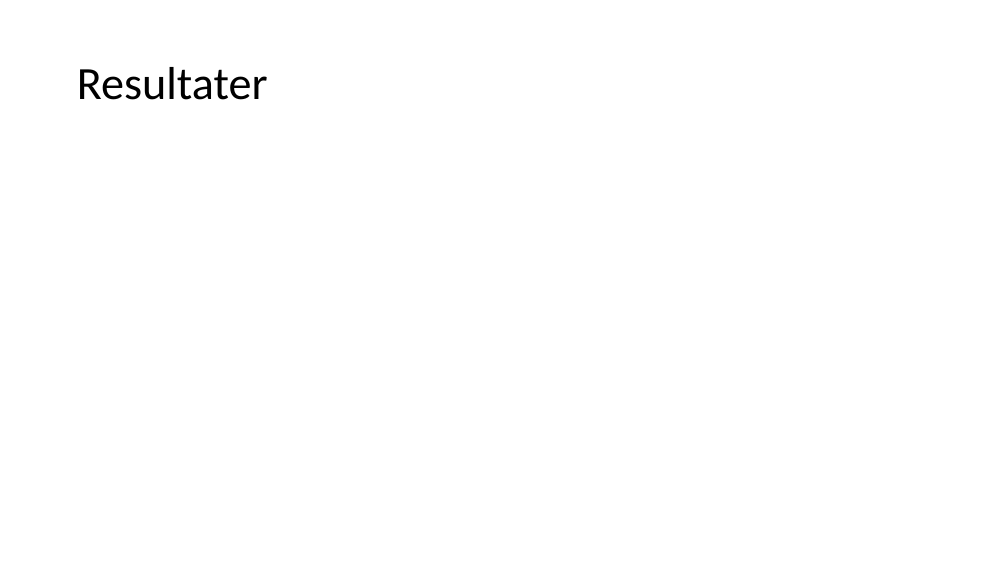
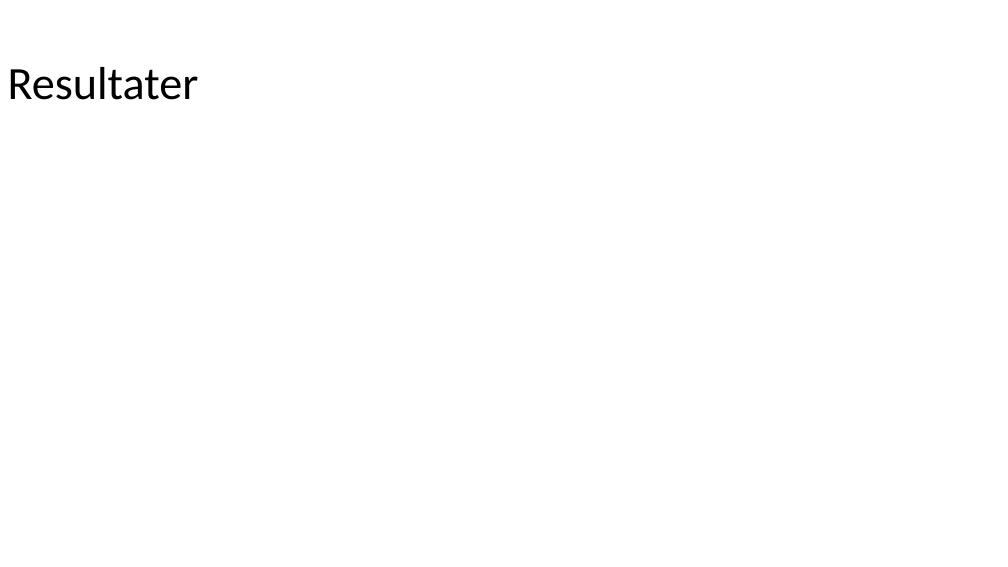
Before and after one commit to BenjaminElifLarsen/Machine_Learning_School, a slide deck: slide 10 of Case/Presentation/Presentation.pptx. Drawn at 1008x567 pixels with LibreOffice and Linux fonts; fonts in the diff are those of the drawing. Boxes give left, top, right and bottom in pixels: in the first picture for what was removed or moved away, otherwise in the second. Text is boxed around its words. In the diff, an @@ line names an element or a change of style, - is before the commit and + after.

```diff
--- a/Case/Presentation/Presentation.pptx
+++ b/Case/Presentation/Presentation.pptx
@@ title "Resultater": place and size @@
-title "Resultater" at (77,67,268,100)
+title "Resultater" at (8,67,199,100)
```
Also in this commit, not shown: 1 slide added, 1 other file.
